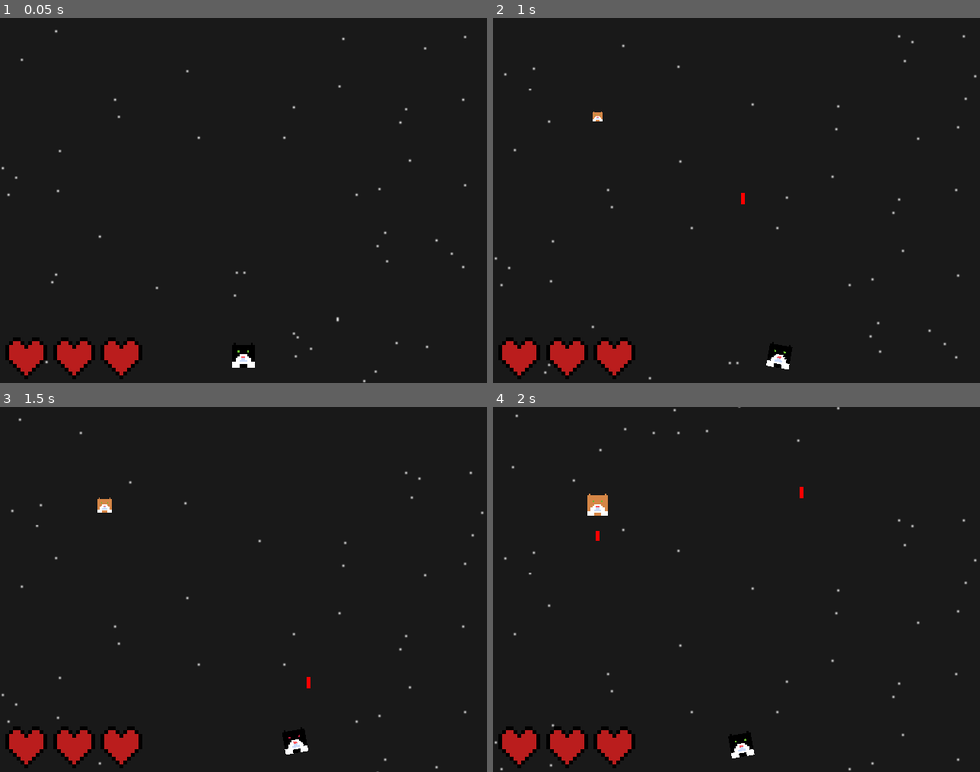
Above: before the commit, frames 1-4 (two rows, left to right).
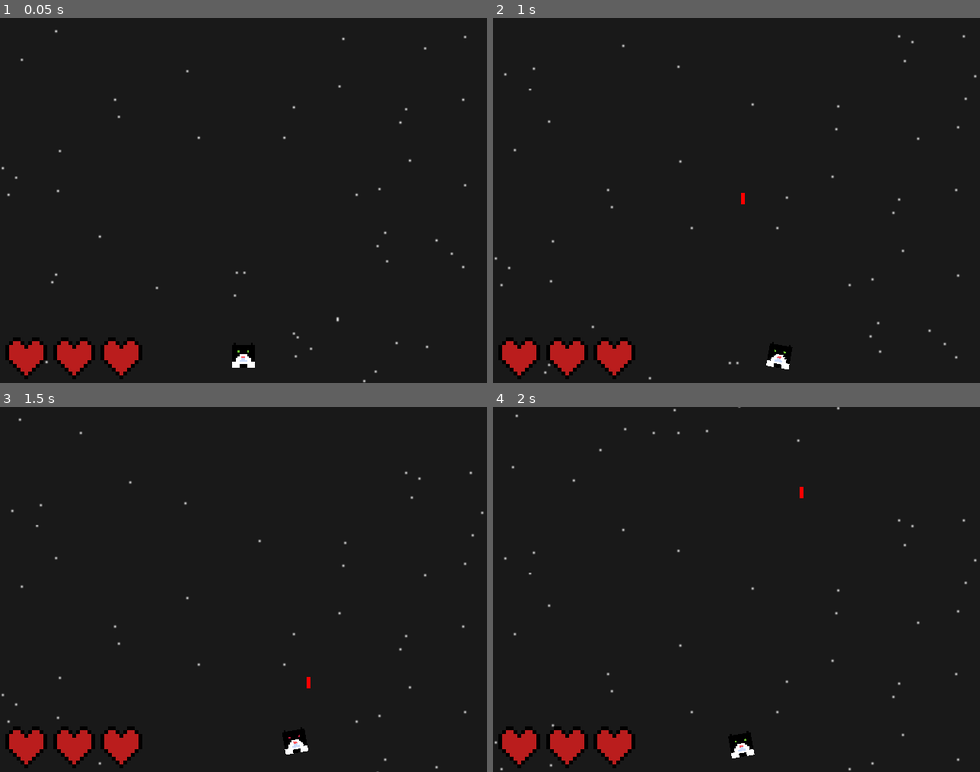
Above: after the commit, the same moments.

Repository: mrborghini/cat-game
Game: Godot game, scene res://scenes/main.tscn
The game is run twice, just before and just after one commit, with the same random seed, the same clock (stepped at 60 frames per second) and the same inputs.
Inputs (mouse positions are in pixels of both pictures, inside the frame that each line leads up to):
- Up to frame 1 (0.05 s): no input
- Up to frame 2 (1 s): move the mouse to (561, 32) at 0.52 s; hold D (right) from 0.53 s (still down); click (561, 32) at 0.6 s
- Up to frame 3 (1.5 s): move the mouse to (146, 607) at 1.27 s; release D (right) at 1.28 s; hold A (left) from 1.28 s (still down); click (146, 607) at 1.35 s
- Up to frame 4 (2 s): keep holding A (left)

Frame 1 is identical in both runs. In frame 2, less than 0.1% of the frame differs, in the area x 20-23%, y 25-29%; in frame 3, 0.1%; in frame 4, 0.3%, in the area x 19-24%, y 23-37%.

Commit message:
Made bullets collidable with each other

Diff:
--- a/scenes/main.tscn
+++ b/scenes/main.tscn
@@ -49,9 +49,6 @@
 box_pos = Vector2(-120, -75)
 box_scale = Vector2(240, 50)
 
-[node name="EnemyCat" parent="." instance=ExtResource("5_o4yjn")]
-position = Vector2(-73, -44)
-
 [node name="Control" type="Control" parent="."]
 layout_mode = 3
 anchors_preset = 0
@@ -61,6 +58,7 @@
 offset_bottom = 96.0
 
 [node name="LoseScreen" parent="Control" instance=ExtResource("7_qgrfi")]
+visible = false
 z_index = 1
 layout_mode = 1
 
--- a/scripts/projectile.gd
+++ b/scripts/projectile.gd
@@ -10,16 +10,17 @@
 @export_range(-80, 24) var hit_volume_db: float = 0
 @onready var explosion_particle: CPUParticles2D = $Explosion
 @onready var audio_player: AudioStreamPlayer2D = $AudioStreamPlayer2D
+@onready var collision: CollisionShape2D = $CollisionShape2D
+@onready var sprite: Sprite2D = $Sprite2D
 
 var has_hit: bool = false
 var particle_played: bool = false
-@onready var sprite: Sprite2D = $Sprite2D
-
 var current_time: float = 0
 
 func _ready() -> void:
 	self.rotation_degrees = 0
 	connect("body_entered", _on_body_entered)
+	connect("area_entered", _on_body_entered)
 
 func _process(delta: float) -> void:
 	handle_hit()
@@ -57,6 +58,7 @@
 		audio_player.play()
 		explosion_particle.emitting = true
 		particle_played = true
+		collision.disabled = true
 
 	if !explosion_particle.emitting:
 		queue_free()
@@ -65,3 +67,6 @@
 	if body is Entity && !has_hit:
 		body.take_damage(damage)
 		has_hit = true
+
+	if body is Projectile && !has_hit:
+		has_hit = true
